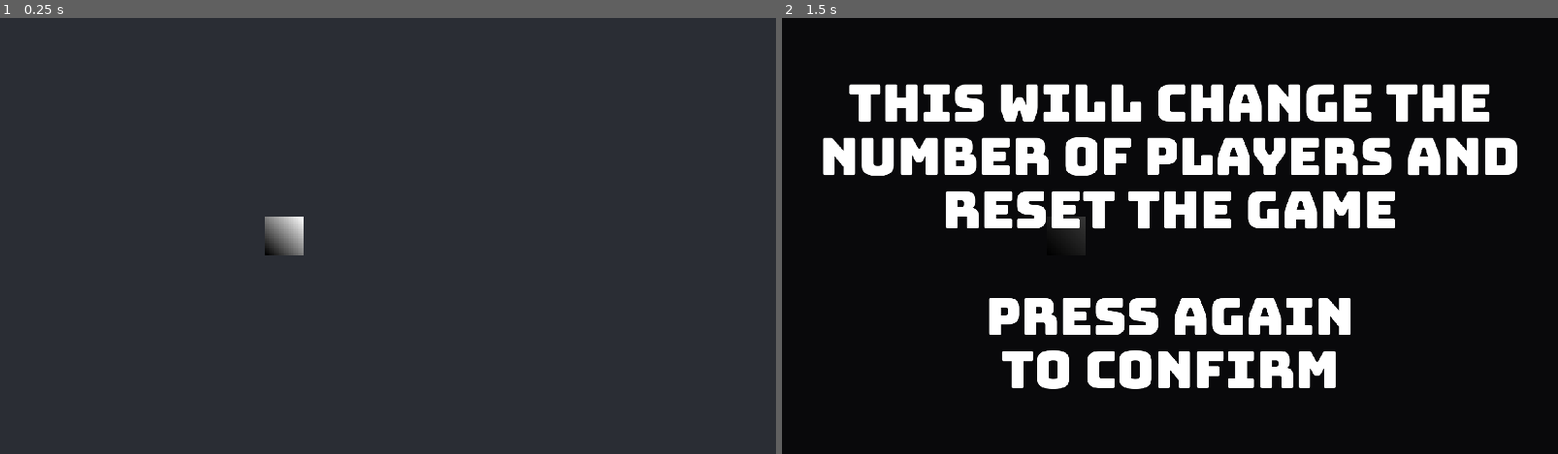
Above: before the commit, frames 1-2 (left to right).
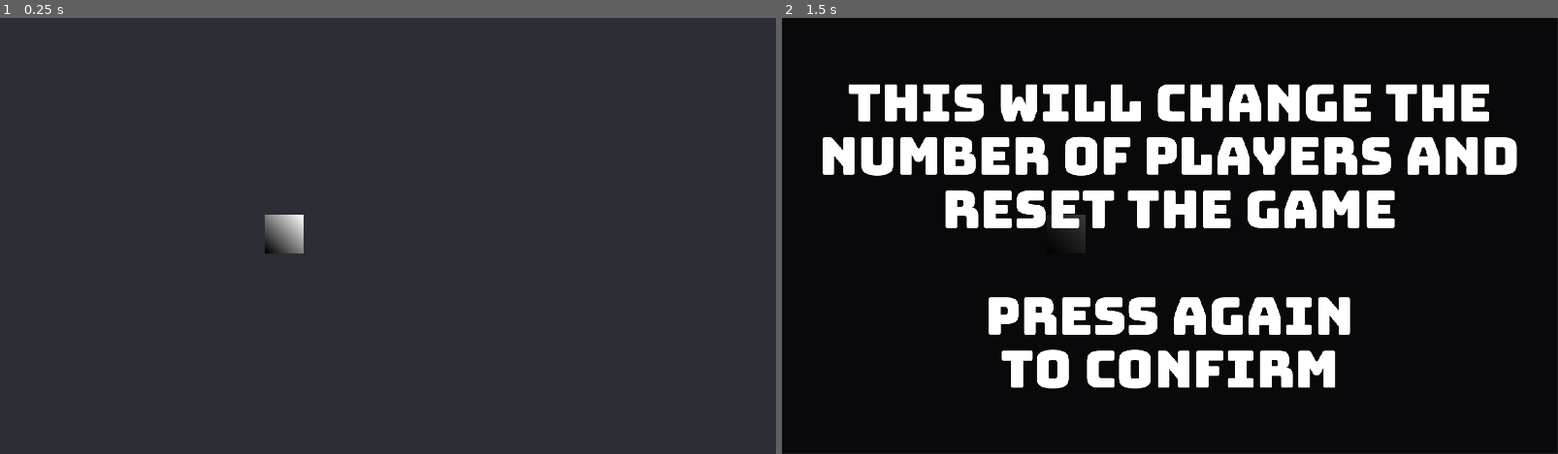
Above: after the commit, the same moments.

Repository: tm-nielsen/arcade-jam-2024
Game: Godot game, scene res://scenes/root.tscn
The game is run twice, just before and just after one commit, with the same random seed, the same clock (stepped at 60 frames per second) and the same inputs.
Inputs (mouse positions are in pixels of both pictures, inside the frame that each line leads up to):
- Up to frame 1 (0.25 s): no input
- Up to frame 2 (1.5 s): tap Enter at 0.5 s; move the mouse to (1340, 214) at 0.52 s; tap 1 (select_1_player) at 0.6 s; tap Space at 1.25 s; move the mouse to (1014, 257) at 1.27 s; tap 2 (select_2_players) at 1.35 s

The runs differ from the first frame. In frame 1, less than 0.1% of the frame differs, in the area x 34-40%, y 45-55%; in frame 2, 2.9%, in the area x 5-100%, y 15-100%.

Commit message:
Implemented dash

Diff:
--- a/scenes/game.tscn
+++ b/scenes/game.tscn
@@ -1,17 +1,6 @@
-[gd_scene load_steps=5 format=3 uid="uid://bni3066uriymy"]
+[gd_scene load_steps=2 format=3 uid="uid://bni3066uriymy"]
 
-[ext_resource type="Script" path="res://scripts/character_controller.gd" id="1_opk7q"]
-
-[sub_resource type="CircleShape2D" id="CircleShape2D_bom63"]
-radius = 12.0
-
-[sub_resource type="Gradient" id="Gradient_nt3cb"]
-
-[sub_resource type="GradientTexture2D" id="GradientTexture2D_0ie6r"]
-gradient = SubResource("Gradient_nt3cb")
-width = 24
-height = 24
-fill_from = Vector2(0, 1)
+[ext_resource type="PackedScene" uid="uid://dp7ps7ubbnqp8" path="res://scenes/prefabs/player.tscn" id="1_xvq7o"]
 
 [node name="Game" type="Node2D"]
 
@@ -23,25 +12,8 @@
 editor_draw_screen = false
 editor_draw_drag_margin = true
 
-[node name="Player 1" type="CharacterBody2D" parent="."]
-position = Vector2(-64, 0)
-script = ExtResource("1_opk7q")
-acceleration = 10.0
+[node name="Player1" parent="." instance=ExtResource("1_xvq7o")]
 
-[node name="CollisionShape2D" type="CollisionShape2D" parent="Player 1"]
-shape = SubResource("CircleShape2D_bom63")
-
-[node name="Sprite2D" type="Sprite2D" parent="Player 1"]
-texture = SubResource("GradientTexture2D_0ie6r")
-
-[node name="Player 2" type="CharacterBody2D" parent="."]
+[node name="Player2" parent="." instance=ExtResource("1_xvq7o")]
 position = Vector2(64, 0)
-script = ExtResource("1_opk7q")
 player_number = 2
-acceleration = 10.0
-
-[node name="CollisionShape2D" type="CollisionShape2D" parent="Player 2"]
-shape = SubResource("CircleShape2D_bom63")
-
-[node name="Sprite2D" type="Sprite2D" parent="Player 2"]
-texture = SubResource("GradientTexture2D_0ie6r")
--- /dev/null
+++ b/scenes/prefabs/player.tscn
@@ -0,0 +1,31 @@
+[gd_scene load_steps=5 format=3 uid="uid://dp7ps7ubbnqp8"]
+
+[ext_resource type="Script" path="res://scripts/character_controller.gd" id="1_1n8l4"]
+
+[sub_resource type="CircleShape2D" id="CircleShape2D_bom63"]
+radius = 12.0
+
+[sub_resource type="Gradient" id="Gradient_nt3cb"]
+
+[sub_resource type="GradientTexture2D" id="GradientTexture2D_0ie6r"]
+gradient = SubResource("Gradient_nt3cb")
+width = 24
+height = 24
+fill_from = Vector2(0, 1)
+
+[node name="Player" type="CharacterBody2D" node_paths=PackedStringArray("dash_timer")]
+position = Vector2(-64, -1)
+script = ExtResource("1_1n8l4")
+dash_initial_acceleration = 200.0
+dash_speed = 600.0
+dash_timer = NodePath("DashTimer")
+
+[node name="CollisionShape2D" type="CollisionShape2D" parent="."]
+shape = SubResource("CircleShape2D_bom63")
+
+[node name="Sprite2D" type="Sprite2D" parent="."]
+texture = SubResource("GradientTexture2D_0ie6r")
+
+[node name="DashTimer" type="Timer" parent="."]
+wait_time = 0.2
+one_shot = true
--- a/scenes/root.tscn
+++ b/scenes/root.tscn
@@ -112,6 +112,10 @@
 anchors_preset = 15
 anchor_right = 1.0
 anchor_bottom = 1.0
+offset_left = -1.0
+offset_top = -1.0
+offset_right = -1.0
+offset_bottom = -1.0
 grow_horizontal = 2
 grow_vertical = 2
 script = ExtResource("5_7gkuc")
--- a/scripts/character_controller.gd
+++ b/scripts/character_controller.gd
@@ -1,12 +1,13 @@
 extends CharacterBody2D
 
-enum PlayerState {IDLE, DASHING, DAMAGED}
+enum PlayerState {NEUTRAL, DASHING, DAMAGED}
 
 @export_range(1, 2) var player_number: int = 1
 @export var acceleration: float = 40
 @export var movement_speed: float = 200
-@export var dash_speed: float = 400
-@export var dash_duration: float = 0.5
+@export var dash_initial_acceleration: float = 200
+@export var dash_speed: float = 600
+@export var dash_timer: Timer
 
 var state: PlayerState
 
@@ -14,24 +15,41 @@
 func _ready():
   if player_number > PlayerCountSelector.playerCount:
     queue_free()
+  dash_timer.timeout.connect(_on_dash_timer_timeout)
+
 
 func _physics_process(_delta):
   var input_direction := get_input_direction()
 
   if input_direction != Vector2.ZERO:
     velocity += acceleration * input_direction
-    if velocity.length() > movement_speed:
-      velocity = velocity.normalized() * movement_speed
+
+    var maximum_speed = dash_speed if state == PlayerState.DASHING else movement_speed
+    velocity = _clamp_vector_length(velocity, maximum_speed)
   else:
     velocity = Vector2.ZERO
 
+  if is_numbered_action_just_pressed("dash") && state == PlayerState.NEUTRAL:
+    state = PlayerState.DASHING
+    velocity += input_direction * dash_initial_acceleration
+    dash_timer.start()
+
   move_and_slide()
+
+
+func _clamp_vector_length(v: Vector2, limit: float) -> Vector2:
+  if v.length() > limit:
+    return v.normalized() * limit
+  return v
 
 
 func get_input_direction() -> Vector2:
   var vertical_input_direction = _get_numbered_input_axis("up", "down")
   var horizontal_input_direction = _get_numbered_input_axis("left", "right")
   return Vector2(horizontal_input_direction, vertical_input_direction).normalized()
+
+func is_numbered_action_just_pressed(simple_name: String) -> bool:
+  return Input.is_action_just_pressed(_get_input_name(simple_name))
 
 func _get_numbered_input_axis(negative_action: String, positive_action: String) -> float:
   var negative_action_name = _get_input_name(negative_action)
@@ -40,3 +58,8 @@
 
 func _get_input_name(simple_name: String) -> String:
   return ("p%d_" % player_number) + simple_name
+
+
+func _on_dash_timer_timeout():
+  if state == PlayerState.DASHING:
+    state = PlayerState.NEUTRAL
